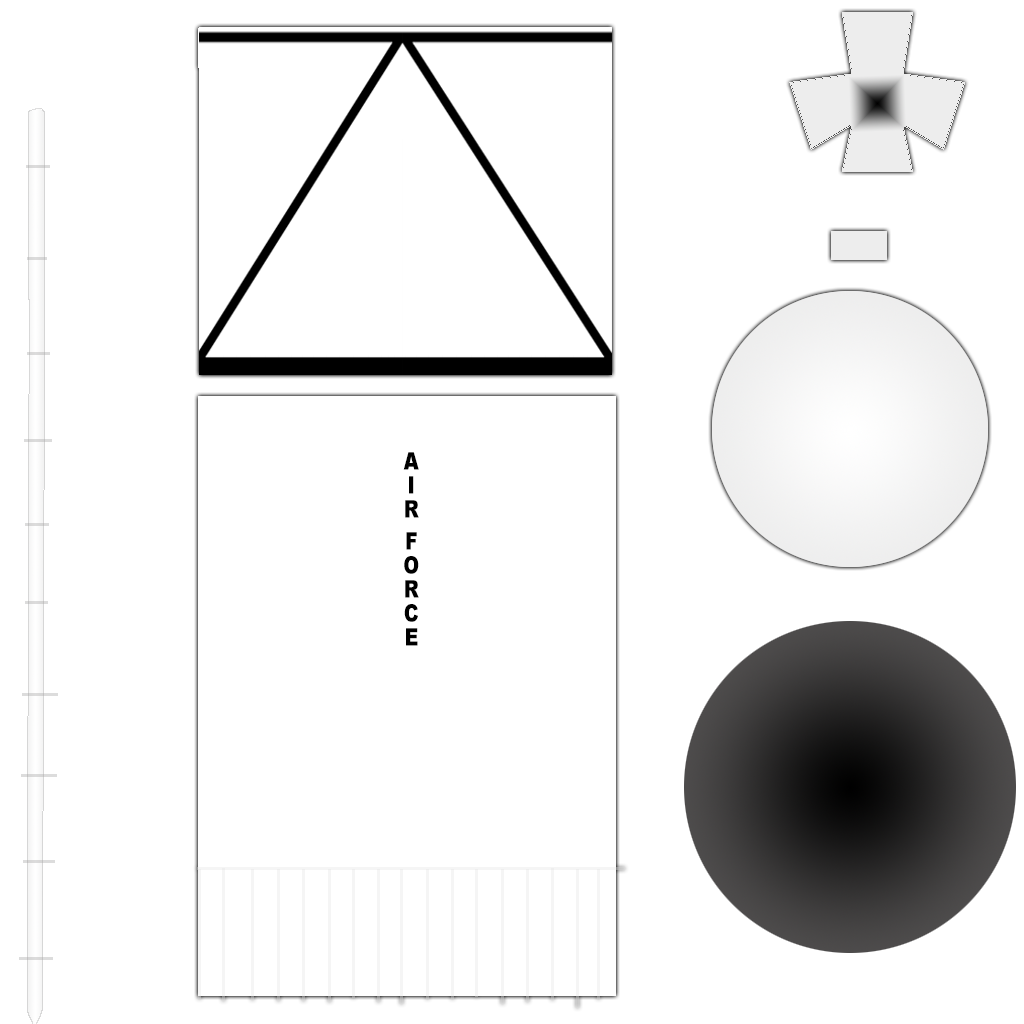
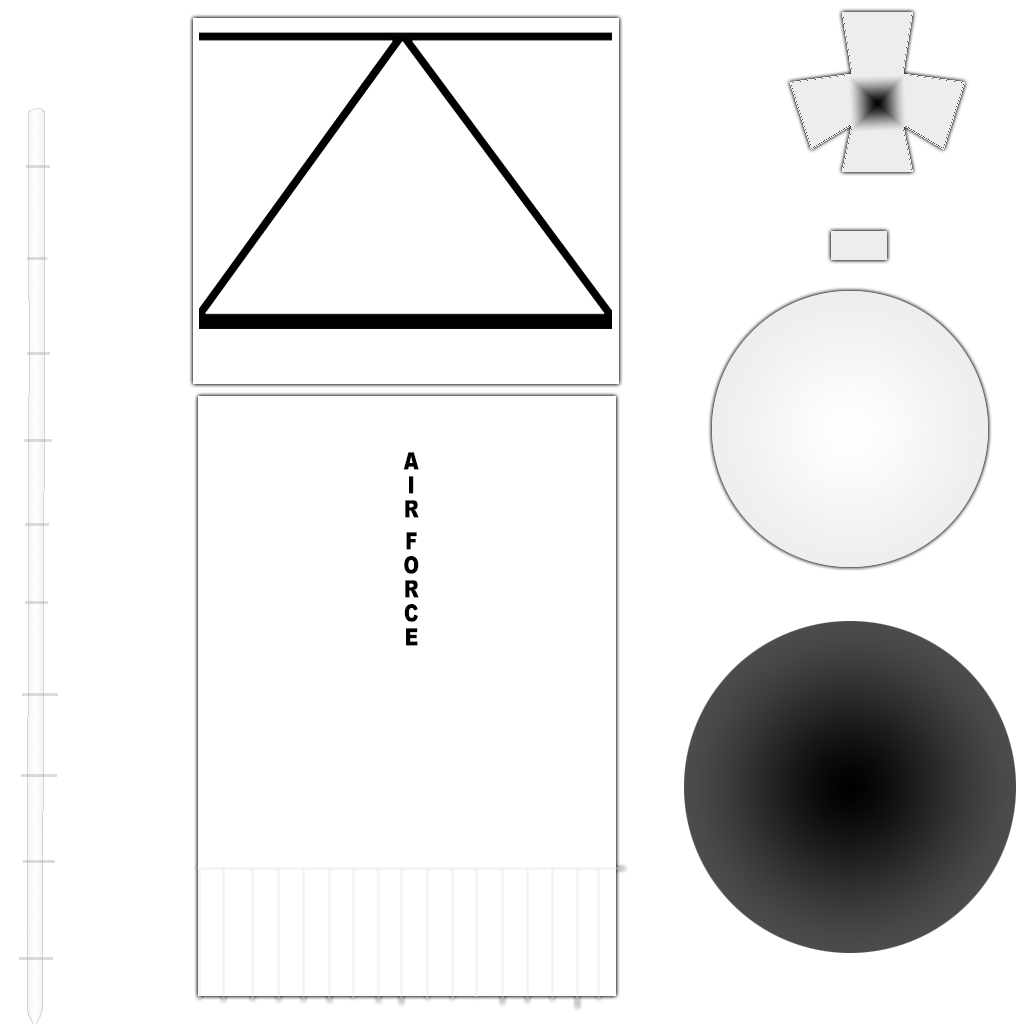
Layer changes from the first 1024 × 1024 image to the second:
added layer "Stripes" above "Top Dome" over <box>199,32,612,329</box>
painted on "Upper Tank" over <box>194,23,616,379</box>
